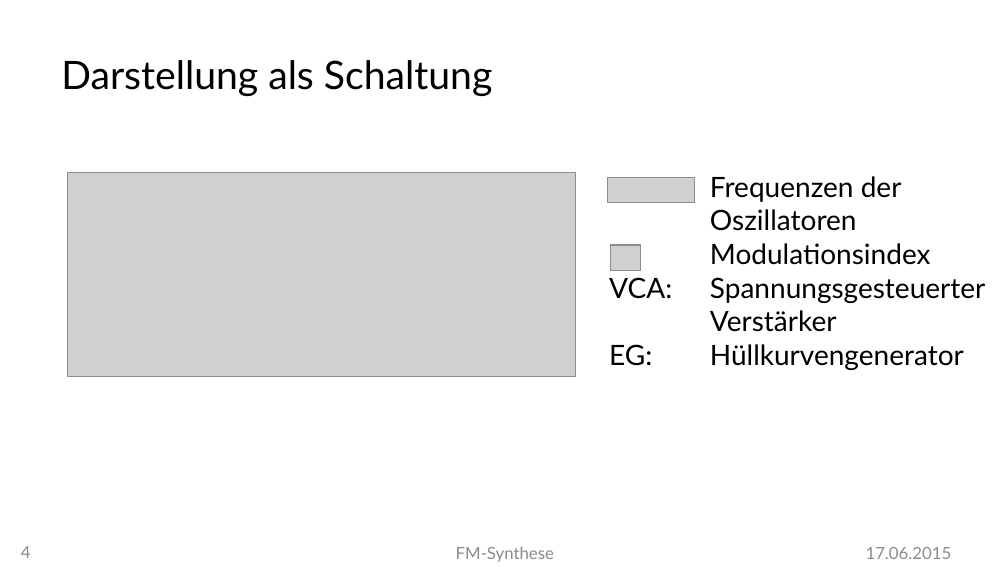
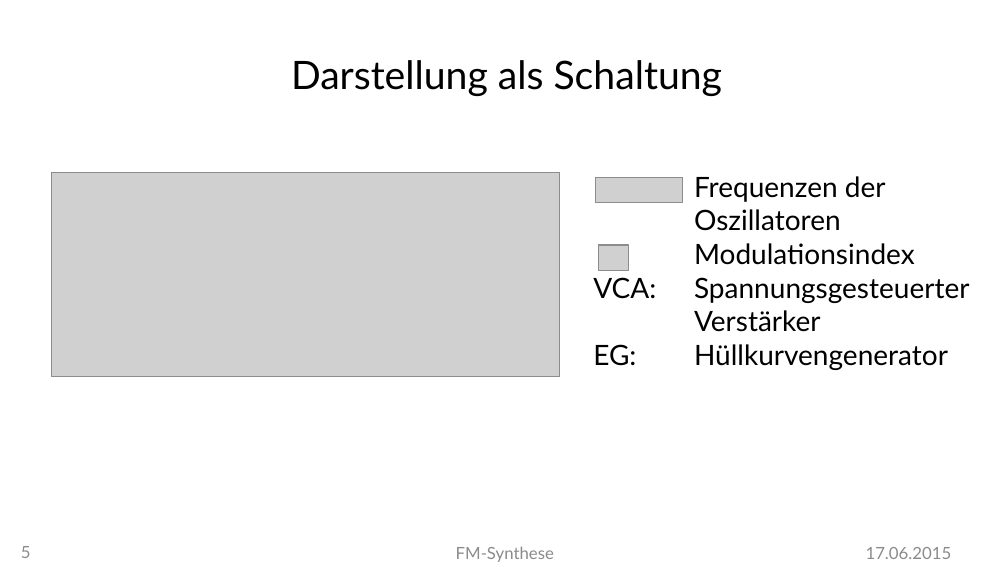
Before and after one commit to MBulli/VSeminar, a slide deck: slide 5 of Praesentation/FMSynthese-Julius.pptx (slide 4 before the commit). Drawn at 1008x567 pixels with LibreOffice and Linux fonts; fonts in the diff are those of the drawing; grey boxes stand for pictures; background and template pictures are left out. Boxes give left, top, right and bottom in pixels: in the first picture for what was removed or moved away, otherwise in the second. Text is boxed around its words. In the diff, an @@ line names an element or a change of style, - is before the commit and + after.

Commit message:
Even more presentation stuff, and dx7 text

```diff
--- a/Praesentation/FMSynthese-Julius.pptx
+++ b/Praesentation/FMSynthese-Julius.pptx
@@ text "Darstellung als Schaltung" at [291,60,722,96]: alignment left to centre @@
@@ picture: place and size @@
-picture at [68,172,576,377]
+picture at [51,172,559,377]
@@ text "Frequenzen der": place and size @@
-text "Frequenzen der" at [710,176,986,370]
+text "Frequenzen der" at [694,176,970,370]
@@ picture: place and size @@
-picture at [608,177,696,203]
+picture at [596,177,683,203]
@@ picture: place and size @@
-picture at [611,245,641,270]
+picture at [599,245,629,270]
@@ page number at [21,546,31,558]: text changed @@
-4
+5
```
Also in this commit, not shown: 17 other slides changed, 5 slides added, 5 other files.
